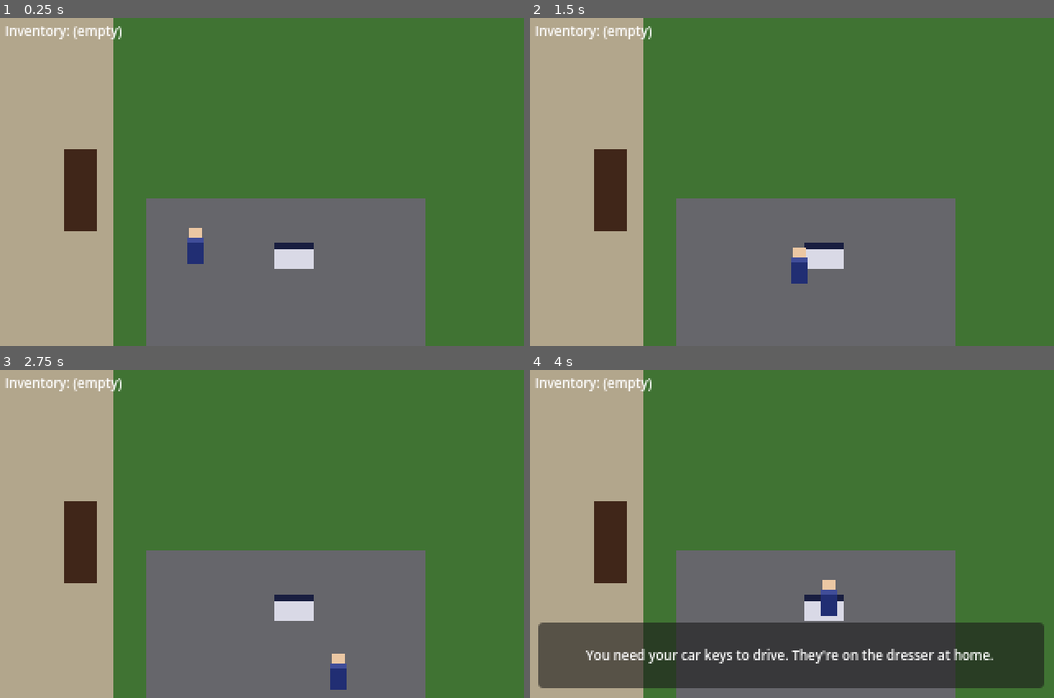
Above: before the commit, frames 1-4 (two rows, left to right).
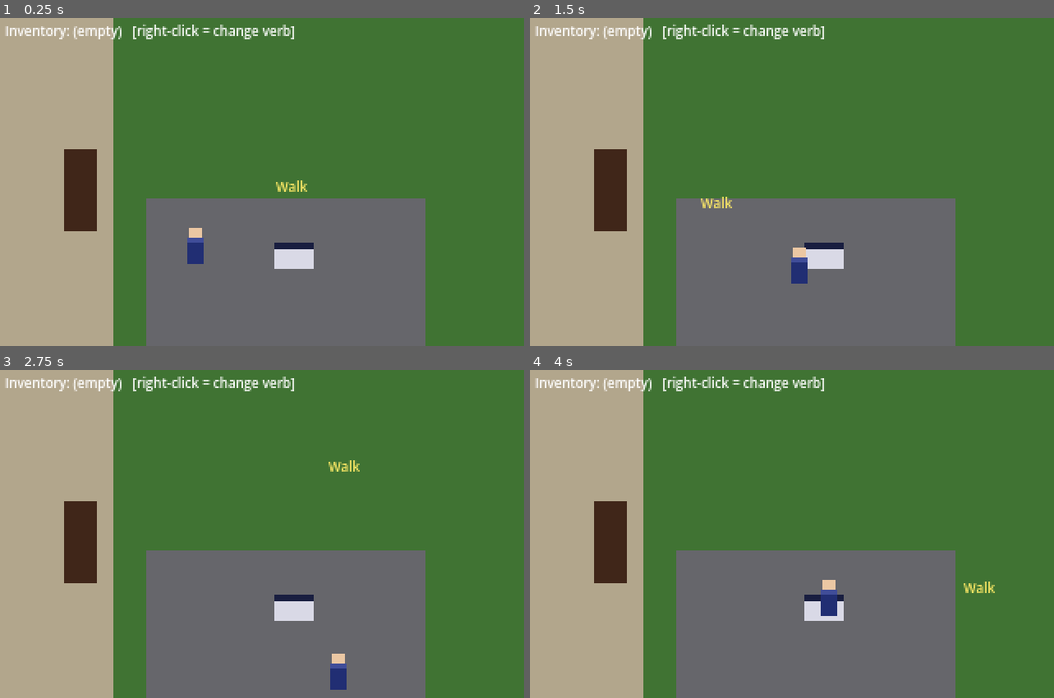
Above: after the commit, the same moments.

Repository: jrizio/cop-quest
Game: Godot game, scene res://scenes/rooms/driveway.tscn
Same seed, same stepped clock (60 frames per second), same inputs: the game is played once before the commit and once after it. This scene is started directly instead of the project's main scene.
Inputs (mouse positions are in pixels of both pictures, inside the frame that each line leads up to):
- Up to frame 1 (0.25 s): no input
- Up to frame 2 (1.5 s): tap Enter at 0.5 s; move the mouse to (907, 165) at 0.52 s; hold Right (ui_right) 0.53-1.28 s; click (907, 165) at 0.67 s; move the mouse to (687, 198) at 1.27 s; hold Down (ui_down) from 1.28 s (still down); click (687, 198) at 1.42 s
- Up to frame 3 (2.75 s): move the mouse to (314, 461) at 2.02 s; release Down (ui_down) at 2.03 s; hold Right (ui_right) from 2.03 s (still down); click (314, 461) at 2.17 s
- Up to frame 4 (4 s): move the mouse to (765, 599) at 2.77 s; release Right (ui_right) at 2.78 s; hold Up (ui_up) 2.78-3.53 s; click (765, 599) at 2.92 s; move the mouse to (949, 583) at 3.52 s; hold Left (ui_left) from 3.53 s (still down); click (949, 583) at 3.67 s

The runs differ from the first frame. In frame 1, 0.6% of the frame differs, in the area x 25-59%, y 2-53%; in frame 2, 0.6%; in frame 3, 0.6%; in frame 4, 20%, in the area x 1-99%, y 2-97%.

Commit message:
nav fixes

Diff:
--- a/project.godot
+++ b/project.godot
@@ -1,14 +1,22 @@
 ; Engine configuration file.
-; Cop Quest — a Police Quest-style Sierra adventure (Godot 4).
-; Edit in the editor (Project > Project Settings) rather than by hand where possible.
+; It's best edited using the editor UI and not directly,
+; since the parameters that go here are not all obvious.
+;
+; Format:
+;   [section] ; section goes between []
+;   param=value ; assign values to parameters
 
 config_version=5
+
+[animation]
+
+compatibility/default_parent_skeleton_in_mesh_instance_3d=true
 
 [application]
 
 config/name="Cop Quest"
 run/main_scene="res://scenes/main.tscn"
-config/features=PackedStringArray("4.3", "GL Compatibility")
+config/features=PackedStringArray("4.6", "GL Compatibility")
 config/icon="res://icon.svg"
 
 [autoload]
@@ -24,9 +32,8 @@
 window/size/window_width_override=1280
 window/size/window_height_override=800
 window/stretch/mode="viewport"
-window/stretch/aspect="keep"
 
 [rendering]
 
+textures/canvas_textures/default_texture_filter=0
 renderer/rendering_method="gl_compatibility"
-textures/canvas_textures/default_texture_filter=0
--- a/scenes/rooms/bedroom.tscn
+++ b/scenes/rooms/bedroom.tscn
@@ -54,6 +54,7 @@
 metadata/action = "pickup"
 metadata/item_id = "car_keys"
 metadata/label = "car keys"
+metadata/look = "Your car keys. You'll need these to drive the cruiser."
 
 [node name="KeysVisual" type="ColorRect" parent="Hotspots/Keys"]
 offset_left = -5.0
@@ -67,6 +68,7 @@
 metadata/action = "pickup"
 metadata/item_id = "badge"
 metadata/label = "badge"
+metadata/look = "Your police badge. Never leave home without it."
 
 [node name="BadgeVisual" type="ColorRect" parent="Hotspots/Badge"]
 offset_left = -5.0
@@ -80,6 +82,7 @@
 metadata/action = "exit"
 metadata/target = "res://scenes/rooms/driveway.tscn"
 metadata/spawn = "FromBedroom"
+metadata/look = "The door out to your driveway."
 
 [node name="Player" parent="." instance=ExtResource("1")]
 position = Vector2(90, 150)
--- a/scenes/rooms/driveway.tscn
+++ b/scenes/rooms/driveway.tscn
@@ -48,6 +48,7 @@
 metadata/action = "exit"
 metadata/target = "res://scenes/rooms/bedroom.tscn"
 metadata/spawn = "FromDriveway"
+metadata/look = "The front door to your house."
 
 [node name="Cruiser" type="Marker2D" parent="Hotspots"]
 position = Vector2(180, 145)
@@ -56,6 +57,7 @@
 metadata/spawn = "FromDriveway"
 metadata/requires = "car_keys"
 metadata/requires_msg = "You need your car keys to drive. They're on the dresser at home."
+metadata/look = "Your patrol cruiser. Use it to head to HQ."
 
 [node name="CruiserVisual" type="ColorRect" parent="Hotspots/Cruiser"]
 offset_left = -12.0
--- a/scenes/rooms/hq_bullpen.tscn
+++ b/scenes/rooms/hq_bullpen.tscn
@@ -47,12 +47,14 @@
 [node name="DutyDesk" type="Marker2D" parent="Hotspots"]
 position = Vector2(160, 82)
 metadata/action = "duty"
+metadata/look = "The duty desk. Report here to start or end your shift."
 
 [node name="ExitToTown" type="Marker2D" parent="Hotspots"]
 position = Vector2(160, 192)
 metadata/action = "exit"
 metadata/target = "res://scenes/driving/town.tscn"
 metadata/spawn = "FromHQ"
+metadata/look = "The door back out to the parking lot."
 
 [node name="Player" parent="." instance=ExtResource("1")]
 position = Vector2(160, 150)
--- a/scripts/actors/player.gd
+++ b/scripts/actors/player.gd
@@ -1,8 +1,13 @@
 extends Node2D
 ## The officer the player controls inside rooms.
-## Supports both classic Sierra click-to-walk and WASD/arrow direct control.
-## Drawn with simple primitives for now — swapped for an animated pixel-art
-## sprite in a later milestone. The origin (0,0) sits at the character's feet.
+## Movement is either:
+##   - click-to-walk: the room calls walk_to(point, on_arrive) when you click, or
+##   - direct WASD / arrow keys (which cancels any pending click destination).
+## When a click-walk reaches its destination, the optional on_arrive callback
+## fires once — this is how "walk to the hotspot, THEN apply the verb" works.
+##
+## Drawn with simple primitives for now; swapped for an animated pixel-art
+## sprite later. The origin (0,0) sits at the character's feet.
 
 @export var speed: float = 60.0
 
@@ -11,6 +16,14 @@
 
 var _target: Vector2
 var _has_target: bool = false
+var _on_arrive: Callable = Callable()
+
+
+## Walk to a world point. If on_arrive is given, it fires once on arrival.
+func walk_to(point: Vector2, on_arrive: Callable = Callable()) -> void:
+	_target = point
+	_has_target = true
+	_on_arrive = on_arrive
 
 
 func _process(delta: float) -> void:
@@ -23,30 +36,28 @@
 	if Input.is_key_pressed(KEY_S): kb.y += 1.0
 	kb = kb.limit_length(1.0)
 
-	var move := Vector2.ZERO
+	# Keyboard control overrides (and cancels) any click destination.
 	if kb != Vector2.ZERO:
 		_has_target = false
-		move = kb
-	elif _has_target:
+		_on_arrive = Callable()
+		global_position += kb * speed * delta
+		global_position = global_position.clamp(bounds.position, bounds.end)
+		return
+
+	if _has_target:
 		var to_target := _target - global_position
 		if to_target.length() <= 2.0:
 			_has_target = false
+			var cb := _on_arrive
+			_on_arrive = Callable()
+			if cb.is_valid():
+				cb.call()
 		else:
-			move = to_target.normalized()
-
-	if move != Vector2.ZERO:
-		global_position += move * speed * delta
-		global_position = global_position.clamp(bounds.position, bounds.end)
-
-
-func _unhandled_input(event: InputEvent) -> void:
-	if event is InputEventMouseButton and event.pressed and event.button_index == MOUSE_BUTTON_LEFT:
-		_target = get_global_mouse_position()
-		_has_target = true
+			global_position += to_target.normalized() * speed * delta
+			global_position = global_position.clamp(bounds.position, bounds.end)
 
 
 func _draw() -> void:
-	# Body (uniform), then head, then a lighter shirt band.
 	draw_rect(Rect2(-5, -16, 10, 16), Color(0.13, 0.18, 0.45))
 	draw_rect(Rect2(-4, -22, 8, 7), Color(0.92, 0.78, 0.64))
 	draw_rect(Rect2(-5, -16, 10, 3), Color(0.25, 0.30, 0.60))
--- a/scripts/core/ui.gd
+++ b/scripts/core/ui.gd
@@ -1,23 +1,31 @@
 extends CanvasLayer
-## Persistent on-screen UI (autoload). Draws a Sierra-style message box along
-## the bottom of the screen and a running inventory line at the top.
-## Built entirely in code so it survives scene changes without a .tscn.
+## Persistent on-screen UI (autoload):
+##   - the Sierra-style message box along the bottom,
+##   - the running inventory line at the top,
+##   - the VERB system: right-click cycles the active verb (Walk / Look / Use /
+##     Talk / Take), shown as a small label that follows the cursor.
+## Rooms read current_verb() when a hotspot is left-clicked.
+
+const VERBS := ["Walk", "Look", "Use", "Talk", "Take"]
+
+var _verb_index: int = 0
 
 var _msg_panel: PanelContainer
 var _msg_label: Label
 var _inv_label: Label
+var _verb_label: Label
 var _timer: Timer
 
 
 func _ready() -> void:
 	layer = 100
 
-	_inv_label = Label.new()
+	_inv_label = _make_label(8)
 	_inv_label.position = Vector2(4, 2)
-	_inv_label.add_theme_font_size_override("font_size", 8)
 	add_child(_inv_label)
 
 	_msg_panel = PanelContainer.new()
+	_msg_panel.mouse_filter = Control.MOUSE_FILTER_IGNORE
 	_msg_panel.anchor_left = 0.0
 	_msg_panel.anchor_right = 1.0
 	_msg_panel.anchor_top = 1.0
@@ -29,12 +37,15 @@
 	_msg_panel.visible = false
 	add_child(_msg_panel)
 
-	_msg_label = Label.new()
+	_msg_label = _make_label(8)
 	_msg_label.autowrap_mode = TextServer.AUTOWRAP_WORD_SMART
-	_msg_label.add_theme_font_size_override("font_size", 8)
 	_msg_label.horizontal_alignment = HORIZONTAL_ALIGNMENT_CENTER
 	_msg_label.vertical_alignment = VERTICAL_ALIGNMENT_CENTER
 	_msg_panel.add_child(_msg_label)
+
+	_verb_label = _make_label(8)
+	_verb_label.modulate = Color(1.0, 0.92, 0.4)
+	add_child(_verb_label)
 
 	_timer = Timer.new()
 	_timer.one_shot = true
@@ -43,6 +54,34 @@
 
 	GameManager.inventory_changed.connect(_on_inventory_changed)
 	_on_inventory_changed(GameManager.inventory)
+	_update_verb_label()
+
+
+func _make_label(size: int) -> Label:
+	var l := Label.new()
+	l.mouse_filter = Control.MOUSE_FILTER_IGNORE
+	l.add_theme_font_size_override("font_size", size)
+	return l
+
+
+func _process(_delta: float) -> void:
+	# Verb label trails the cursor (in viewport coordinates).
+	_verb_label.position = get_viewport().get_mouse_position() + Vector2(9, -3)
+
+
+func _input(event: InputEvent) -> void:
+	if event is InputEventMouseButton and event.pressed and event.button_index == MOUSE_BUTTON_RIGHT:
+		_verb_index = (_verb_index + 1) % VERBS.size()
+		_update_verb_label()
+		get_viewport().set_input_as_handled()
+
+
+func current_verb() -> String:
+	return VERBS[_verb_index]
+
+
+func _update_verb_label() -> void:
+	_verb_label.text = VERBS[_verb_index]
 
 
 ## Show a transient narration/message box (auto-hides after a few seconds).
@@ -54,6 +93,6 @@
 
 func _on_inventory_changed(items: Array) -> void:
 	if items.is_empty():
-		_inv_label.text = "Inventory: (empty)"
+		_inv_label.text = "Inventory: (empty)   [right-click = change verb]"
 	else:
 		_inv_label.text = "Inventory: " + ", ".join(PackedStringArray(items))
--- a/scripts/main.gd
+++ b/scripts/main.gd
@@ -1,7 +1,7 @@
 extends Node2D
 ## Title screen. Click or press any key to start the shift in the bedroom.
 
-func _unhandled_input(event: InputEvent) -> void:
+func _input(event: InputEvent) -> void:
 	var start := false
 	if event is InputEventMouseButton and event.pressed:
 		start = true
--- a/scripts/rooms/room.gd
+++ b/scripts/rooms/room.gd
@@ -1,27 +1,26 @@
 extends Node2D
-## Generic room controller used by every walkable location (bedroom, driveway,
-## HQ, ...). A room scene is expected to contain:
+## Generic room controller used by every walkable location.
+##
+## A room scene contains:
 ##   - a "Player" instance,
-##   - a "Spawns" node holding Marker2D spawn points (one named "Default"),
-##   - an optional "Hotspots" node holding Marker2D interaction points.
+##   - a "Spawns" node with Marker2D spawn points (one named "Default"),
+##   - an optional "Hotspots" node with Marker2D interaction points.
 ##
-## Each hotspot uses node metadata to declare what it does:
-##   action = "pickup" : item_id, label                      -> adds to inventory
-##   action = "exit"   : target, spawn, [requires, requires_msg] -> change scene
-##   action = "duty"   :                                      -> clock in / out
+## Interaction is now VERB-BASED (Sierra style). The player picks a verb by
+## right-clicking (handled in UI), then left-clicks a hotspot. We walk to the
+## hotspot first, then apply the current verb on arrival.
 ##
-## Interaction is proximity-based for this milestone (walk near a hotspot to
-## trigger it). A later milestone replaces this with a Look/Use/Talk verb UI.
+## Hotspot metadata:
+##   action = "pickup" : item_id, label, [look]      -> Take/Use adds to inventory
+##   action = "exit"   : target, spawn, [look, requires, requires_msg] -> change scene
+##   action = "duty"   : [look]                       -> Use/Talk clocks in / out
+##   look (any)        : description shown by the Look verb
 
 @export var bounds: Rect2 = Rect2(0, 0, 320, 200)
 
-const PICKUP_RADIUS := 12.0
-const EXIT_RADIUS := 14.0
-const DUTY_RADIUS := 14.0
+const CLICK_RADIUS := 16.0
 
 var _player: Node2D
-var _cooldown: float = 0.4   # grace period so we don't re-trigger the exit we just used
-var _fired: Dictionary = {}  # hotspots that have already fired (for one-shot actions)
 
 
 func _ready() -> void:
@@ -35,47 +34,83 @@
 		_player.global_position = spawn.global_position
 
 
-func _process(delta: float) -> void:
-	if _cooldown > 0.0:
-		_cooldown -= delta
+func _input(event: InputEvent) -> void:
+	# Use _input (not _unhandled_input) so background ColorRects/Labels, which
+	# capture mouse events by default, can't swallow the click before us.
+	if event is InputEventMouseButton and event.pressed and event.button_index == MOUSE_BUTTON_LEFT:
+		var p := get_global_mouse_position()
+		var hs := _hotspot_at(p)
+		if hs != null:
+			var verb := UI.current_verb()
+			_player.walk_to(hs.global_position, func() -> void: _interact(hs, verb))
+		else:
+			_player.walk_to(p)
+		get_viewport().set_input_as_handled()
+
+
+func _hotspot_at(point: Vector2) -> Node2D:
 	if not has_node("Hotspots"):
+		return null
+	var best: Node2D = null
+	var best_dist := CLICK_RADIUS
+	for h in $Hotspots.get_children():
+		var d := point.distance_to((h as Node2D).global_position)
+		if d <= best_dist:
+			best = h
+			best_dist = d
+	return best
+
+
+func _interact(hs: Node, verb: String) -> void:
+	var action := String(hs.get_meta("action", ""))
+
+	if verb == "Walk":
+		return  # we already walked there; nothing else to do
+
+	if verb == "Look":
+		UI.show_message(String(hs.get_meta("look", "You see nothing special.")))
 		return
 
-	for h in $Hotspots.get_children():
-		var dist := _player.global_position.distance_to(h.global_position)
-		match String(h.get_meta("action", "")):
-			"pickup":
-				if dist < PICKUP_RADIUS:
-					_do_pickup(h)
-			"exit":
-				if dist < EXIT_RADIUS and _cooldown <= 0.0:
-					_do_exit(h)
-					return
-			"duty":
-				if dist < DUTY_RADIUS and not _fired.has(h):
-					_do_duty(h)
+	if verb == "Talk":
+		if action == "duty":
+			_do_duty(hs)
+		else:
+			UI.show_message("There's no response.")
+		return
+
+	if verb == "Take":
+		if action == "pickup":
+			_do_pickup(hs)
+		else:
+			UI.show_message("You can't take that.")
+		return
+
+	if verb == "Use":
+		match action:
+			"pickup": _do_pickup(hs)
+			"exit": _do_exit(hs)
+			"duty": _do_duty(hs)
+			_: UI.show_message("Nothing happens.")
 
 
-func _do_pickup(h: Node) -> void:
-	var id := String(h.get_meta("item_id", ""))
-	var label := String(h.get_meta("label", id))
+func _do_pickup(hs: Node) -> void:
+	var id := String(hs.get_meta("item_id", ""))
+	var label := String(hs.get_meta("label", id))
 	if id != "" and not GameManager.has_item(id):
 		GameManager.add_item(id)
-		UI.show_message("You pick up the %s." % label)
-	h.queue_free()
+		UI.show_message("You take the %s." % label)
+	hs.queue_free()
 
 
-func _do_exit(h: Node) -> void:
-	var requires := String(h.get_meta("requires", ""))
+func _do_exit(hs: Node) -> void:
+	var requires := String(hs.get_meta("requires", ""))
 	if requires != "" and not GameManager.has_item(requires):
-		UI.show_message(String(h.get_meta("requires_msg", "You can't go there yet.")))
-		_cooldown = 1.5  # avoid spamming the message every frame
+		UI.show_message(String(hs.get_meta("requires_msg", "You can't go there yet.")))
 		return
-	SceneManager.goto(String(h.get_meta("target", "")), String(h.get_meta("spawn", "Default")))
+	SceneManager.goto(String(hs.get_meta("target", "")), String(hs.get_meta("spawn", "Default")))
 
 
-func _do_duty(h: Node) -> void:
-	_fired[h] = true
+func _do_duty(_hs: Node) -> void:
 	if not GameManager.shift_started:
 		GameManager.shift_started = true
 		UI.show_message("You report to the duty desk. Your shift has begun, Officer.")
Not shown, added: icon.svg.import
Not shown, added: scripts/actors/cruiser.gd.uid
Not shown, added: scripts/actors/player.gd.uid
Not shown, added: scripts/core/game_manager.gd.uid
Not shown, added: scripts/core/scene_manager.gd.uid
Not shown, added: scripts/core/ui.gd.uid
Not shown, added: scripts/driving/driving.gd.uid
Not shown, added: scripts/main.gd.uid
Not shown, added: scripts/rooms/room.gd.uid
Not shown, changed: README.md
Not shown, changed: docs/ROADMAP.md
